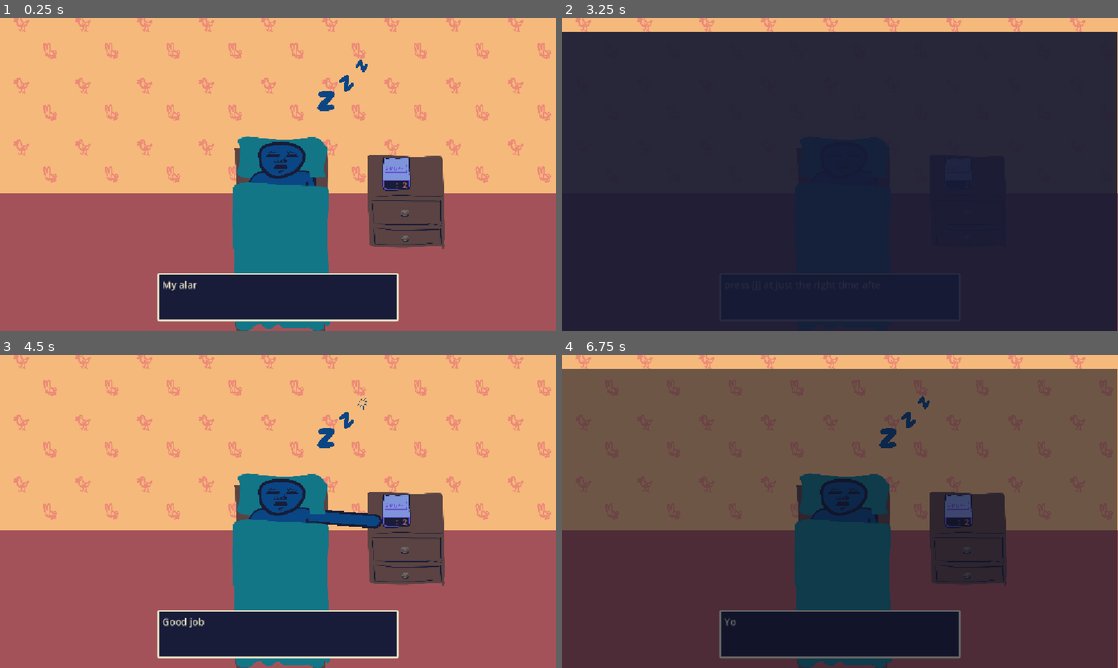
Above: before the commit, frames 1-4 (two rows, left to right).
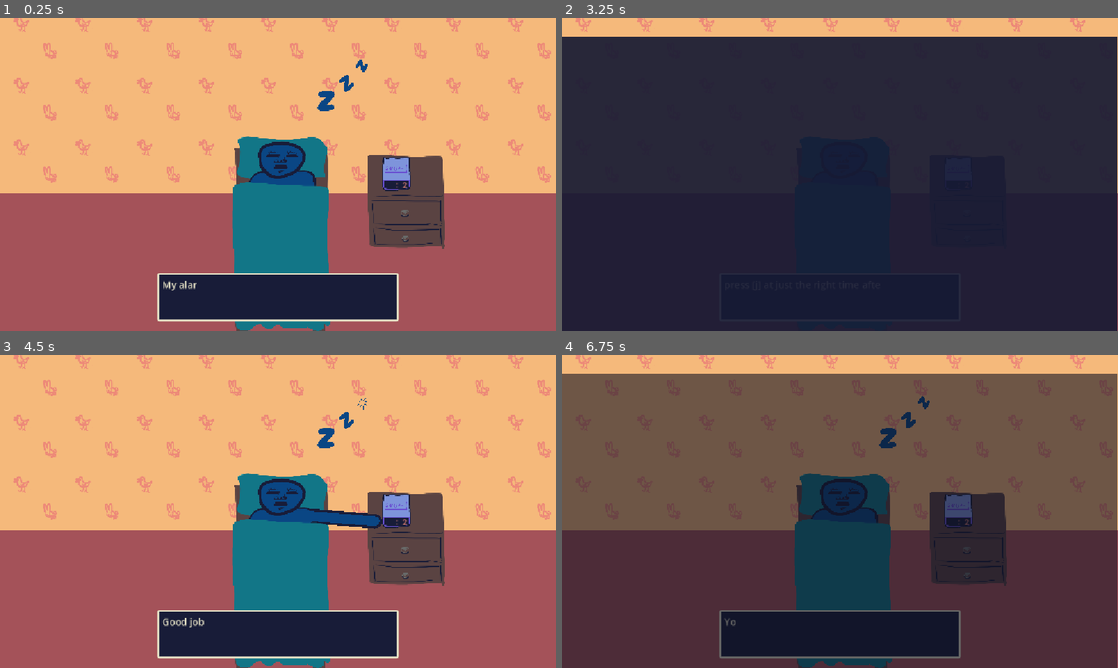
Above: after the commit, the same moments.

Repository: harperstoeckle/be_late_for_work
Game: Godot game, scene res://scenes/main.tscn
Same seed, same stepped clock (60 frames per second), same inputs: the game is played once before the commit and once after it. Sound files missing from this copy of the repository are replaced by a short silence.
Inputs:
- Up to frame 1 (0.25 s): no input
- Up to frame 2 (3.25 s): tap Enter (ui_accept) at 0.5, 0.77, 1.52, 2, 3.02 s; hold Up (ui_up) 0.53-1.28 s; hold J (snooze) 0.53-1.28 s; hold Down (ui_down) 1.28-2.03 s; tap J (snooze) at 1.35, 2.85 s; hold J (snooze) 2.03-2.78 s; hold Up (ui_up) from 2.03 s (still down)
- Up to frame 3 (4.5 s): tap J (snooze) at 3.5, 4.35 s; release Up (ui_up) at 3.53 s; hold J (snooze) 3.53-4.28 s; hold Down (ui_down) from 3.53 s (still down); tap Enter (ui_accept) at 3.77 s
- Up to frame 4 (6.75 s): tap Enter (ui_accept) at 4.52, 5.75, 6.02, 6.5 s; hold J (snooze) 5.03-5.78 s; release Down (ui_down) at 5.78 s; hold Up (ui_up) from 5.78 s (still down); tap J (snooze) at 5.85 s; hold J (snooze) from 6.53 s (still down)

The runs differ from the first frame. In frame 1, less than 0.1% of the frame differs, in the area x 55-57%, y 49-54%; in frame 2, 1.6%; in frame 3, less than 0.1%; in frame 4, 1.6%, in the area x 0-100%, y 4-54%.
Error in both runs: Modulo by zero error in operator '%'. (res://scripts/main.gd:120)

Commit message:
Improve the draw ordering of the alarm clock and arm and stuff

Diff:
--- a/scenes/main.tscn
+++ b/scenes/main.tscn
@@ -70,10 +70,34 @@
 scale = Vector2(0.4, 0.4)
 texture = ExtResource("8_85g3d")
 
+[node name="AlarmClock" parent="." unique_id=907858564 instance=ExtResource("9_85g3d")]
+position = Vector2(822.00006, 321)
+
 [node name="BedBase" type="Sprite2D" parent="." unique_id=540930035]
 position = Vector2(583, 464.00003)
 scale = Vector2(0.4, 0.4)
 texture = ExtResource("10_choun")
+
+[node name="Pillow" type="Sprite2D" parent="." unique_id=1439609251]
+position = Vector2(586, 290)
+scale = Vector2(0.4, 0.4)
+texture = ExtResource("8_choun")
+region_enabled = true
+region_rect = Rect2(938.4065, 14.131348, 507.85498, 256.7806)
+
+[node name="ManBody" type="Sprite2D" parent="." unique_id=1379461522]
+position = Vector2(579, 426)
+scale = Vector2(0.4, 0.4)
+texture = ExtResource("8_choun")
+region_enabled = true
+region_rect = Rect2(536.9977, 351.00787, 365.1991, 593.44855)
+
+[node name="ManHead" type="Sprite2D" parent="." unique_id=1457685622]
+position = Vector2(580, 294)
+scale = Vector2(0.4, 0.4)
+texture = ExtResource("8_choun")
+region_enabled = true
+region_rect = Rect2(536.9977, 19.837585, 365.1991, 225.39633)
 
 [node name="Arm" type="Node2D" parent="." unique_id=595817522]
 
@@ -100,26 +124,12 @@
 unique_name_in_owner = true
 position = Vector2(646, 431)
 
-[node name="Pillow" type="Sprite2D" parent="Arm" unique_id=1439609251]
-position = Vector2(586, 290)
-scale = Vector2(0.4, 0.4)
-texture = ExtResource("8_choun")
-region_enabled = true
-region_rect = Rect2(938.4065, 14.131348, 507.85498, 256.7806)
-
-[node name="ManBody" type="Sprite2D" parent="." unique_id=1379461522]
-position = Vector2(579, 426)
-scale = Vector2(0.4, 0.4)
-texture = ExtResource("8_choun")
-region_enabled = true
-region_rect = Rect2(536.9977, 351.00787, 365.1991, 593.44855)
-
-[node name="ManHead" type="Sprite2D" parent="." unique_id=1457685622]
-position = Vector2(580, 294)
-scale = Vector2(0.4, 0.4)
-texture = ExtResource("8_choun")
-region_enabled = true
-region_rect = Rect2(536.9977, 19.837585, 365.1991, 225.39633)
+[node name="ShoulderCap" type="Sprite2D" parent="Arm" unique_id=1914818742]
+position = Vector2(635, 336)
+scale = Vector2(0.4, 0.4)
+texture = ExtResource("8_choun")
+region_enabled = true
+region_rect = Rect2(952.672, 379.33044, 85.59363, 119.83093)
 
 [node name="Blanket" type="Sprite2D" parent="." unique_id=151534378]
 position = Vector2(584, 496)
@@ -127,9 +137,6 @@
 texture = ExtResource("8_choun")
 region_enabled = true
 region_rect = Rect2(1477.6458, 219.55585, 562.0642, 798.873)
-
-[node name="AlarmClock" parent="." unique_id=907858564 instance=ExtResource("9_85g3d")]
-position = Vector2(822.00006, 321)
 
 [node name="SleepZsRoot" type="Node2D" parent="." unique_id=366196461]
 
@@ -188,10 +195,10 @@
 anchors_preset = 15
 anchor_right = 1.0
 anchor_bottom = 1.0
-offset_left = -2.0
-offset_top = 30.0
-offset_right = -2.0
-offset_bottom = 30.0
+offset_left = -3.0
+offset_top = 39.0
+offset_right = -3.0
+offset_bottom = 39.0
 grow_horizontal = 2
 grow_vertical = 2
 mouse_filter = 2
Binary file changed: textures/bed_atlas.png
Not shown, changed: textures/bed_atlas.kra
